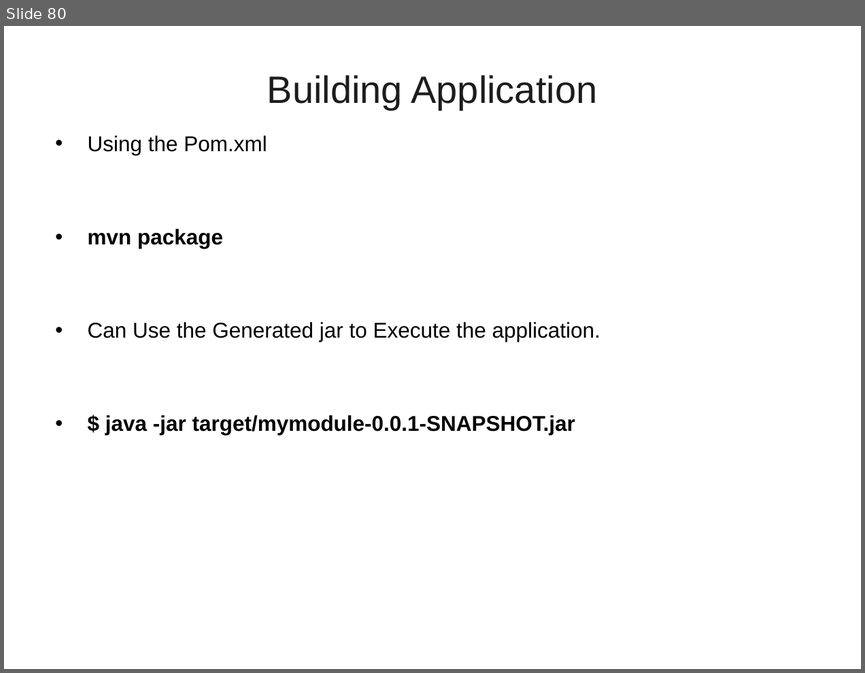
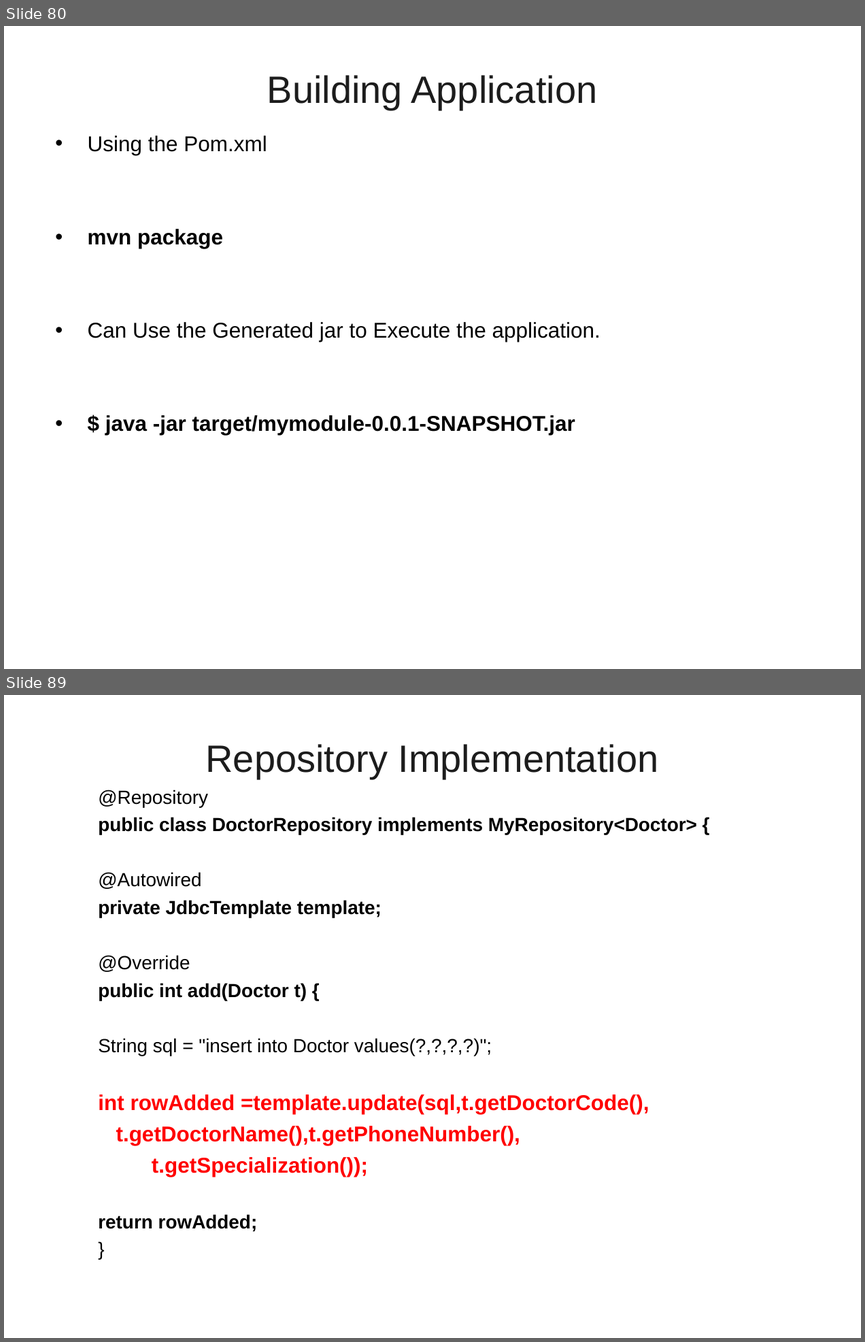
Before and after one commit to vatsanTraining/corejava, a slide deck: SpringBoot_Module1.ppt. Shown one above the other, each under a label of ours: slide 80 before the commit, slides 80 and 89 after it; the slides between them are not shown. The pictures are 865x673 and 865x1342 pixels, drawn with LibreOffice and Linux fonts; fonts in the diff are those of the drawing; background and template pictures are left out. Boxes give left, top, right and bottom in pixels: in the first picture for what was removed or moved away, otherwise in the second. Text is boxed around its words. In the diff, an @@ line names an element or a change of style, - is before the commit and + after.

Commit message:
Update JDBC

```diff
--- a/SpringBoot_Module1.ppt
+++ b/SpringBoot_Module1.ppt
@@ slide 89 added at box(4, 695, 861, 1338), background picture (left out) @@
@@ title added at box(206, 744, 659, 779), 32 pt, text #1C1C1C @@
+Repository Implementation
@@ text added at box(98, 790, 697, 1232), 16 pt, text #000000, bold @@
+  @Repository
+  public class DoctorRepository implements MyRepository<Doctor> {
+  @Autowired
+  private JdbcTemplate template;
+  @Override
+  public int add(Doctor t) {
+  String sql = "insert into Doctor values(?,?,?,?)";
+  int rowAdded =template.update(sql,t.getDoctorCode(),
+  t.getDoctorName(),t.getPhoneNumber(),
+  t.getSpecialization());
+  return rowAdded;
+  }
```
Also in this commit, not shown: 16 other slides added.
